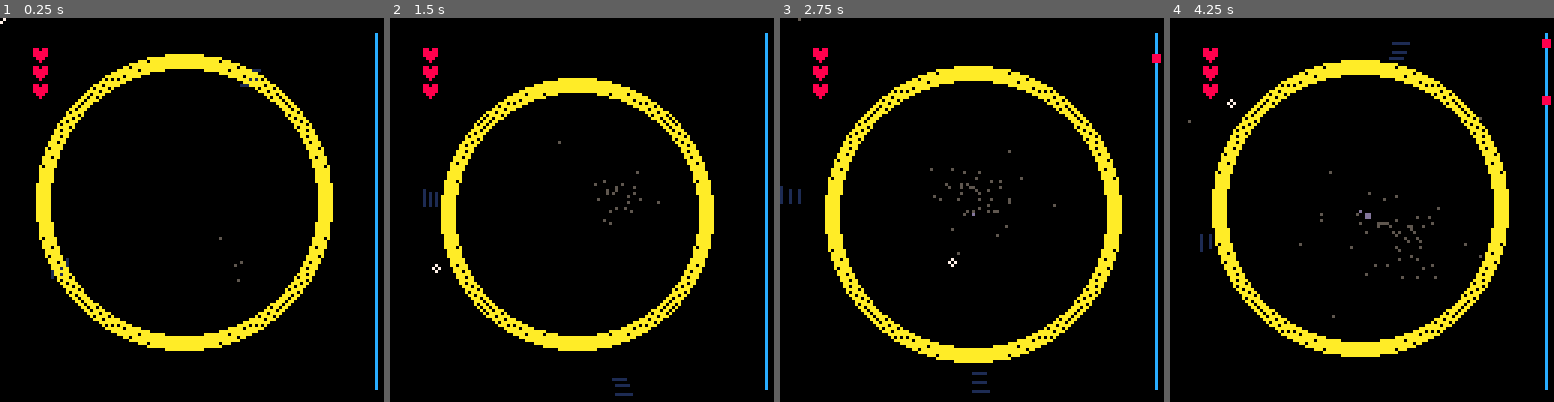
Above: before the commit, frames 1-4 (left to right).
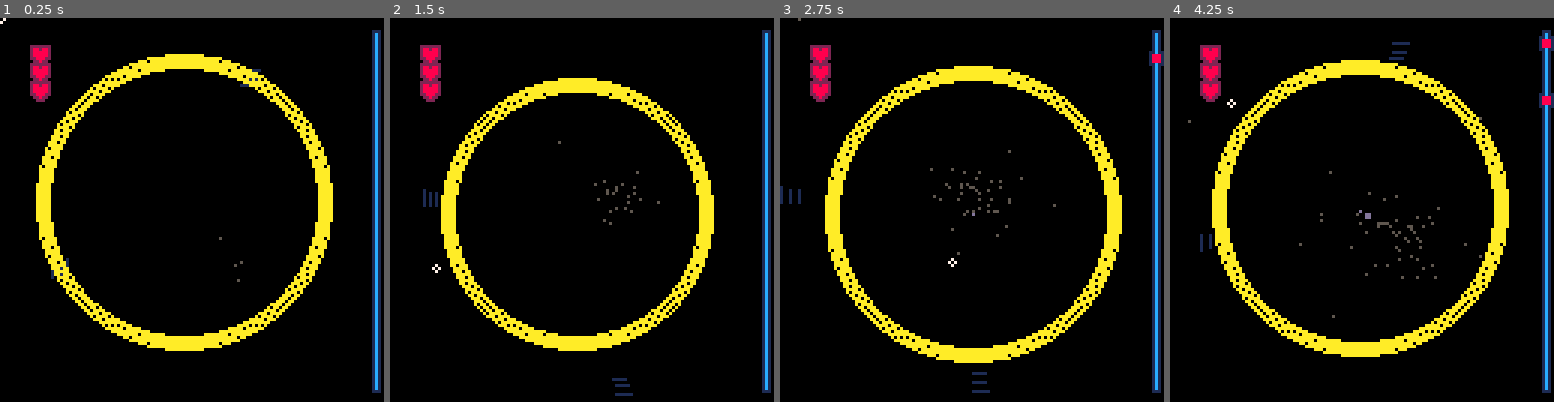
Above: after the commit, the same moments.

Repository: Alfie-Edwards/LoopHole
Game: PICO-8 cartridge loop.p8
Same seed, same stepped clock (60 frames per second), same inputs: the game is played once before the commit and once after it.
Inputs (mouse positions are in pixels of both pictures, inside the frame that each line leads up to):
- Up to frame 1 (0.25 s): no input
- Up to frame 2 (1.5 s): tap X (X key) at 0.33, 1.07 s; click (670, 121) at 0.67 s; tap O (Z key) at 0.7 s; click (436, 267) at 1.22 s
- Up to frame 3 (2.75 s): tap O (Z key) at 1.7, 2.1, 2.5 s; click (887, 114) at 1.77 s; tap X (X key) at 1.85 s; click (952, 259) at 2.32 s
- Up to frame 4 (4.25 s): click (1404, 106) at 2.87 s; tap O (Z key) every 0.4 s from 2.9 to 4.1 s; tap X (X key) at 2.97, 4.08 s; click (1465, 256) at 3.42 s; click (1231, 102) at 3.97 s

The runs differ from the first frame. In frame 1, 1.9% of the frame differs, in the area x 7-100%, y 3-98%; in frame 2, 1.9%; in frame 3, 1.9%; in frame 4, 2.0%.

Commit message:
draw ui elements with outlines

Diff:
--- a/loop.p8
+++ b/loop.p8
@@ -208,15 +208,27 @@
 	pset((cam.zoom * sx) / d.z, (cam.zoom * sy) / d.z, 5)
 end
 
-function draw_ruler()
+function draw_with_outline(outline_col, fn)
+	-- fn is expected to take (x_offset, y_offset) and not reset the palette
+	-- before drawing...
+	for y = -1, 1 do
+		for x = -1, 1 do
+			for i=0,15 do pal(i, outline_col) end
+			fn(x, y)
+		end
+	end
+
 	pal()
-
+	fn(0, 0)
+end
+
+function draw_ruler(x_offset, y_offset)
 	local x_pad = 3
 	local y_pad = 5
 
-	local x = (64 - x_pad) + cam.x
-	local y_start = (y_pad - 64) + cam.y
-	local y_end   = (64 - y_pad) + cam.y
+	local x = (64 - x_pad) + cam.x + x_offset
+	local y_start = (y_pad - 64) + cam.y + y_offset
+	local y_end   = (64 - y_pad) + cam.y + y_offset
 
 	line(x, y_start,
 		 x, y_end,
@@ -230,6 +242,14 @@
 	end
 end
 
+function draw_health(x_offset, y_offset)
+	local health_str = ""
+	for i = 0, loop.health - 1 do
+		health_str = health_str.."♥\n"
+	end
+	print(health_str, (10 - 64) + cam.x + x_offset, (10 - 64) + cam.y + y_offset, 8)
+end
+
 function _draw()
 	cls(0)
 
@@ -285,14 +305,10 @@
 	end
 
 	-- Ruler
-	draw_ruler()
+	draw_with_outline(1, draw_ruler)
 
 	-- Health
-	local health_str = ""
-	for i = 0, loop.health - 1 do
-		health_str = health_str.."♥\n"
-	end
-	print(health_str, (10 - 64) + cam.x, (10 - 64) + cam.y, 8)
+	draw_with_outline(2, draw_health)
 
 	-- Cursor
 	pset(mouse.x + cam.x - 1, mouse.y + cam.y, 7)
